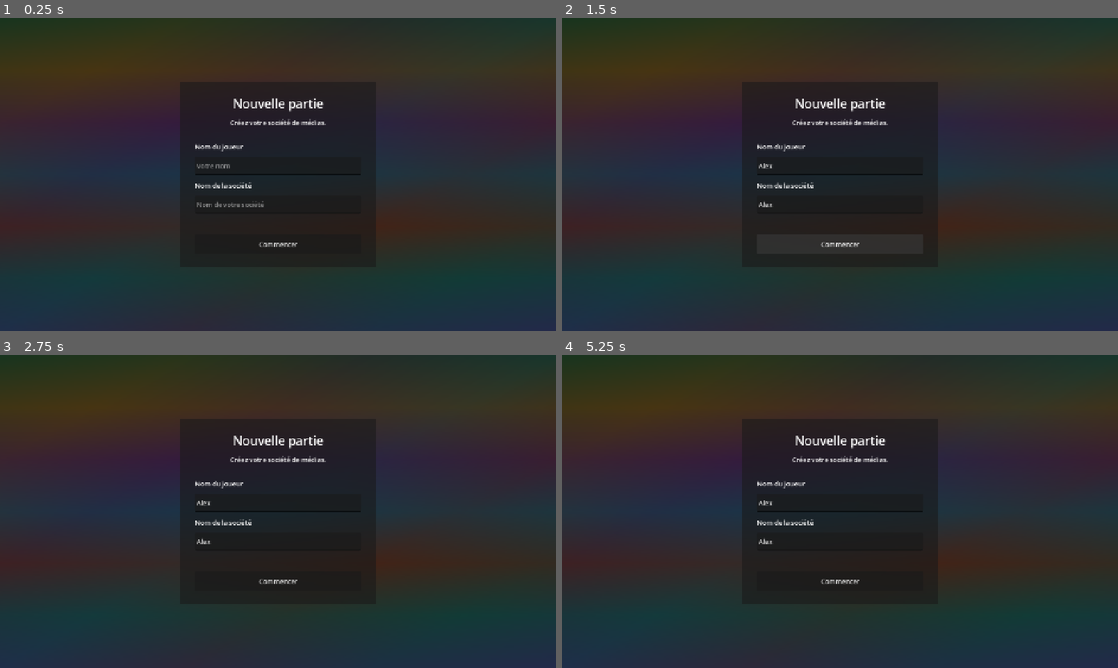
Above: before the commit, frames 1-4 (two rows, left to right).
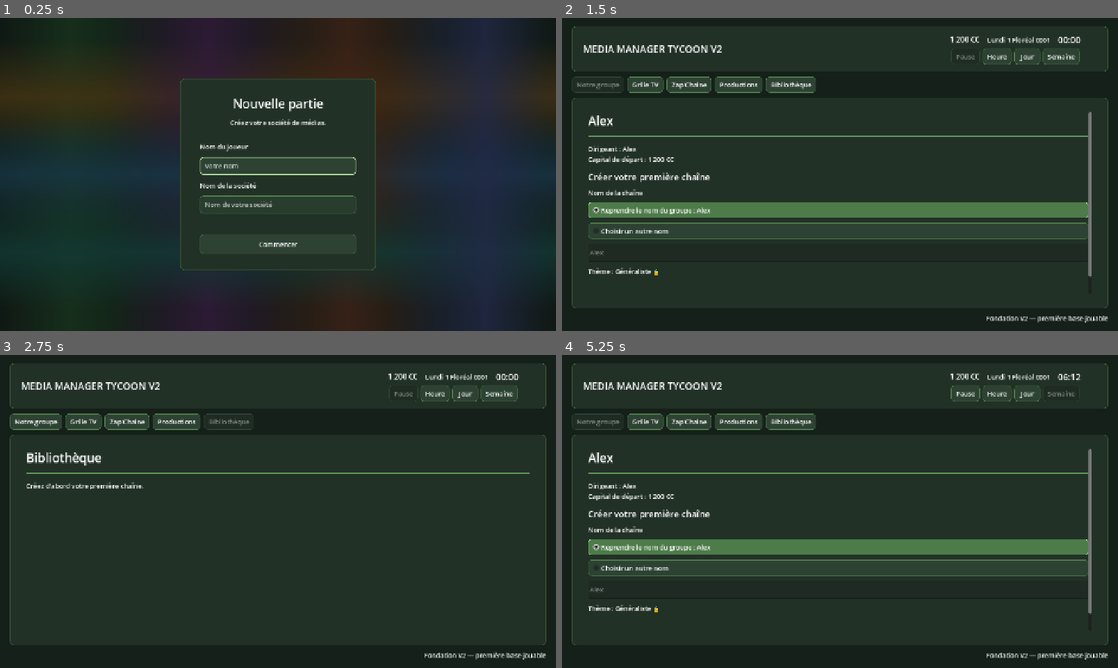
Above: after the commit, the same moments.

Repository: Adrienco69/MediaManagerTycoon_V2
Game: Godot game, scene res://scenes/main.tscn
The game is run twice, just before and just after one commit, with the same random seed, the same clock (stepped at 60 frames per second) and the same inputs.
Inputs (mouse positions are in pixels of both pictures, inside the frame that each line leads up to):
- Up to frame 1 (0.25 s): no input
- Up to frame 2 (1.5 s): click (840, 165) at 0.52 s; type "Alex" at 0.6 s; click (840, 205) at 0.75 s; type "Alex" at 0.83 s; click "Commencer" at 1.25 s
- Up to frame 3 (2.75 s): click "Bibliothèque" at 2 s
- Up to frame 4 (5.25 s): click "Heure" at 2.75 s; click "Jour" at 3.5 s; click "Semaine" at 4.25 s; click "Notre groupe" at 5 s

The runs differ from the first frame. In frame 1, 28% of the frame differs, in the area x 0-100%, y 0-100%; in frame 2, 36%; in frame 3, 28%; in frame 4, 37%, in the area x 0-100%, y 2-100%.
Error before the commit: Parse Error: Too few arguments for "render()" call. Expected at least 4 but received 3. (res://scripts/main.gd:318)

Commit message:
Branche les fiches cliquables de la Bibliothèque

Diff:
--- a/scripts/main.gd
+++ b/scripts/main.gd
@@ -9,6 +9,7 @@
 const ZapPageControllerScript = preload("res://scripts/ui/zap_page_controller.gd")
 const ProductionPageControllerScript = preload("res://scripts/ui/production_page_controller.gd")
 const LibraryPageControllerScript = preload("res://scripts/ui/library_page_controller.gd")
+const LibraryProgramDetailControllerScript = preload("res://scripts/ui/library_program_detail_controller.gd")
 const MainContentScrollScript = preload("res://scripts/ui/main_content_scroll.gd")
 
 @onready var background: ColorRect = $Background
@@ -318,7 +319,27 @@
 	LibraryPageControllerScript.render(
 		content_container,
 		page_description,
-		GameState.get_group_programs()
+		GameState.get_group_programs(),
+		_show_library_program
+	)
+
+
+func _show_library_program(program: Dictionary) -> void:
+	_clear_dynamic_pages()
+	_scroll_main_to_top()
+	NavigationButtonStateScript.apply(_get_navigation_buttons(), library_button)
+
+	var program_id: String = String(program.get("id", ""))
+	var current_program: Dictionary = GameState.get_program(program_id)
+	if current_program.is_empty():
+		current_program = program
+
+	page_title.text = "Bibliothèque | %s" % String(current_program.get("name", "Programme"))
+	LibraryProgramDetailControllerScript.render(
+		content_container,
+		page_description,
+		current_program,
+		_show_library
 	)
 
 
@@ -332,6 +353,7 @@
 	ZapPageControllerScript.clear(content_container)
 	ProductionPageControllerScript.clear(content_container)
 	LibraryPageControllerScript.clear(content_container)
+	LibraryProgramDetailControllerScript.clear(content_container)
 
 
 func _scroll_main_to_top() -> void:
